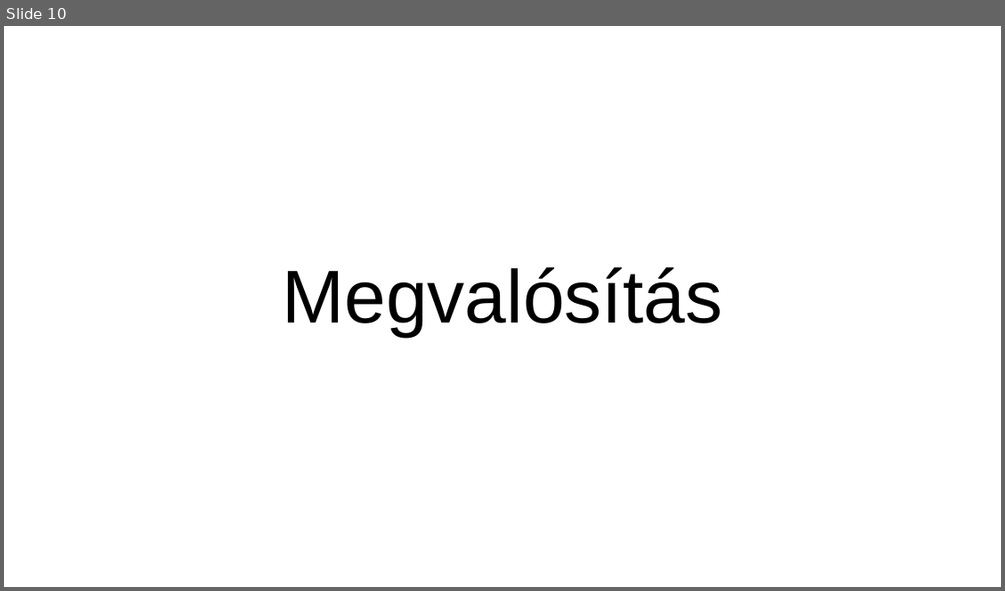
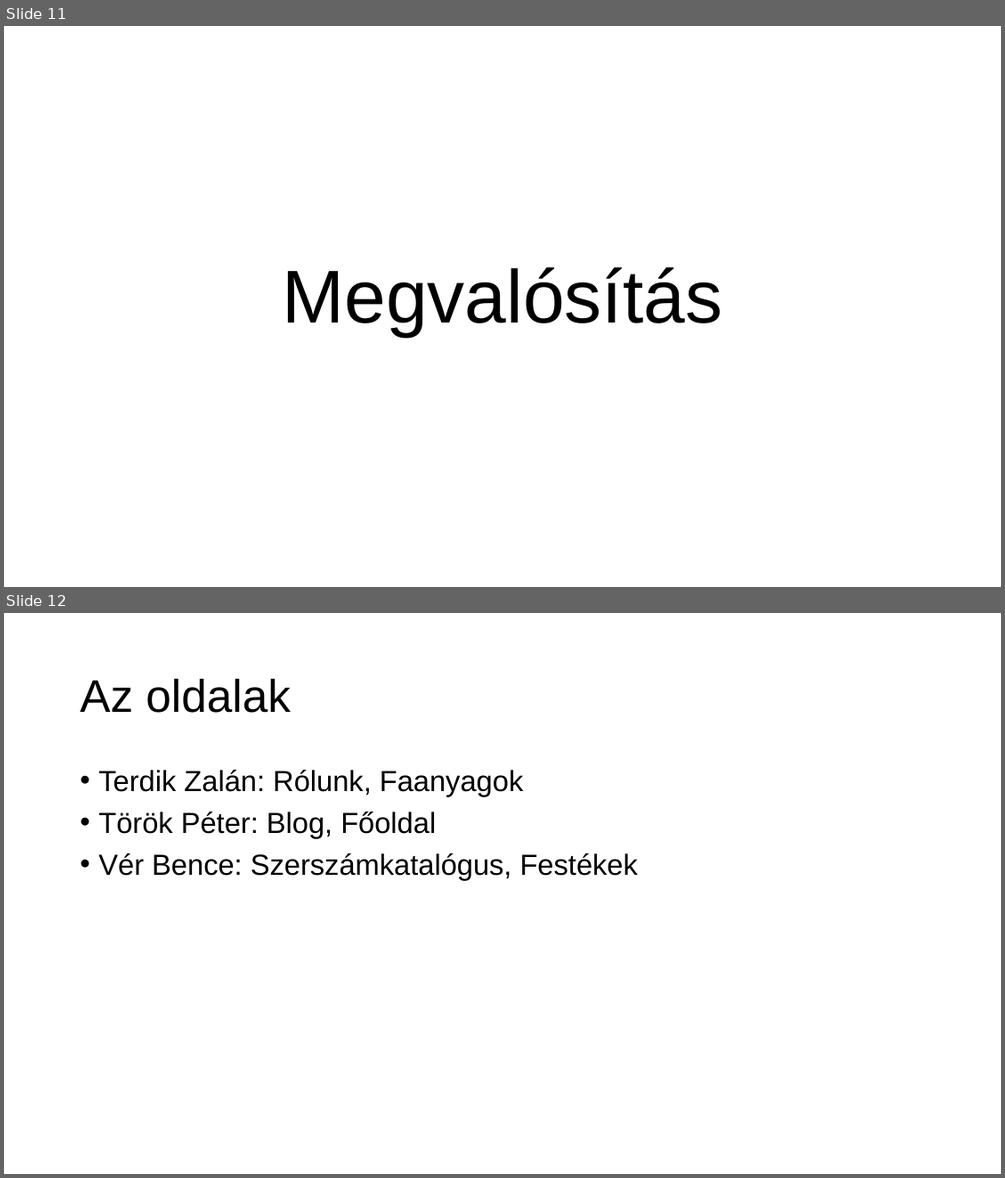
Before and after one commit to verbence/webes-projekt, a slide deck: PPT/tztpvb_barkacs.pptx. Shown one above the other, each under a label of ours: slide 10 before the commit, slides 11 and 12 after it. The pictures are 1005x591 and 1005x1178 pixels, drawn with LibreOffice and Linux fonts; fonts in the diff are those of the drawing. Boxes give left, top, right and bottom in pixels: in the first picture for what was removed or moved away, otherwise in the second. Text is boxed around its words. In the diff, an @@ line names an element or a change of style, - is before the commit and + after.

```diff
--- a/PPT/tztpvb_barkacs.pptx
+++ b/PPT/tztpvb_barkacs.pptx
@@ slide 12 added at (x1=4, y1=613, x2=1001, y2=1174), background #FFFFFF @@
@@ title added at (x1=80, y1=678, x2=291, y2=713), 44 pt, text #000000 @@
+Az oldalak
@@ text added at (x1=98, y1=770, x2=638, y2=879), 28 pt, text #000000 @@
+• Terdik Zalán: Rólunk, Faanyagok
+• Török Péter: Blog, Főoldal
+• Vér Bence: Szerszámkatalógus, Festékek
@@ what was slide 10 is now slide 11 @@
```
Also in this commit, not shown: 4 slides changed, 5 other slides added, 5 slides removed.
